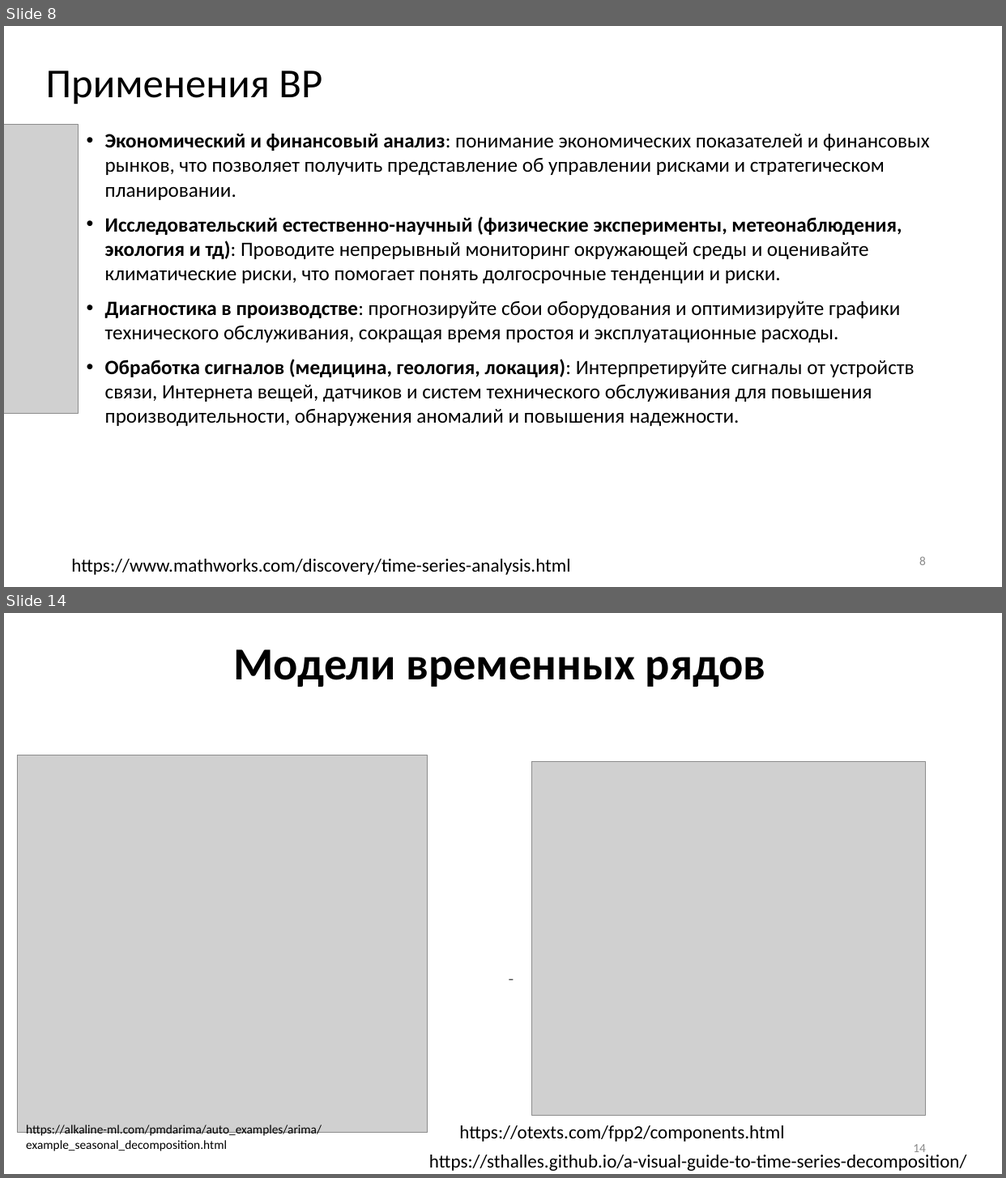
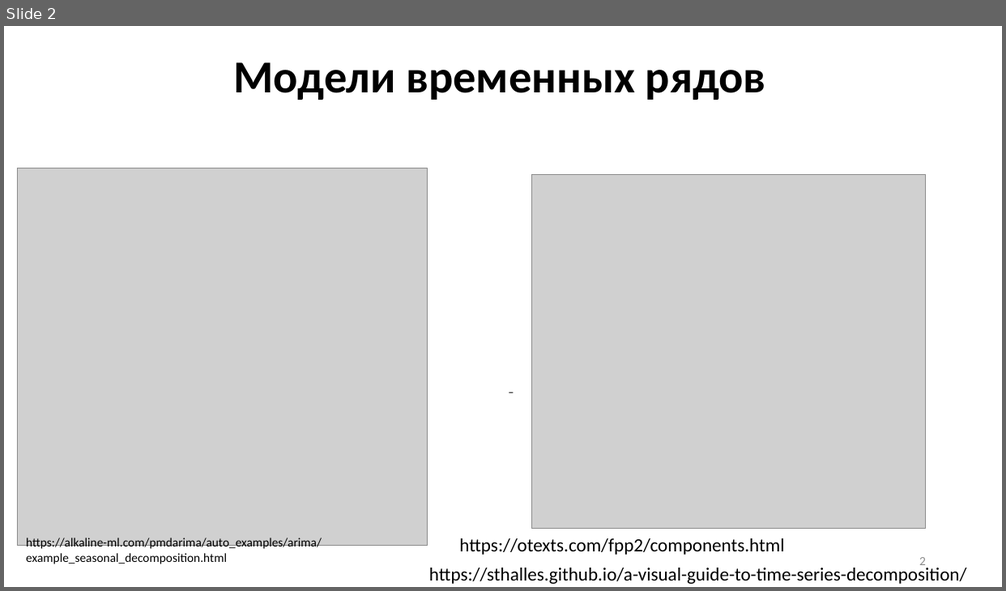
Before and after one commit to MVRonkin/TimeSeriesCourse, a slide deck: 2025/01 Введение во ВР [Автосохраненный].pptx. Shown one above the other, each under a label of ours: slides 8 and 14 before the commit, slide 2 after it; the slides between them are not shown. The pictures are 1006x1178 and 1006x591 pixels, drawn with LibreOffice and Linux fonts; fonts in the diff are those of the drawing; grey boxes stand for pictures. Boxes give left, top, right and bottom in pixels: in the first picture for what was removed or moved away, otherwise in the second. Text is boxed around its words. In the diff, an @@ line names an element or a change of style, - is before the commit and + after.

```diff
--- a/2025/01 Введение во ВР [Автосохраненный].pptx
+++ b/2025/01 Введение во ВР [Автосохраненный].pptx
@@ slide 8 removed at bbox=[4, 26, 1002, 587], background #FFFFFF @@
@@ title removed at bbox=[46, 71, 322, 105] @@
-Применения ВР
@@ picture removed at bbox=[4, 124, 78, 414] @@
@@ text removed at bbox=[105, 134, 929, 426] @@
-• Экономический и финансовый анализ: понимание экономических показателей и финансовых рынков, что позволяет получить представление об управлении рисками и стратегическом планировании.
-• Исследовательский естественно-научный (физические эксперименты, метеонаблюдения, экология и тд): Проводите непрерывный мониторинг окружающей среды и оценивайте климатические риски, что помогает понять долгосрочные тенденции и риски.
-• Диагностика в производстве: прогнозируйте сбои оборудования и оптимизируйте графики технического обслуживания, сокращая время простоя и эксплуатационные расходы.
-• Обработка сигналов (медицина, геология, локация): Интерпретируйте сигналы от устройств связи, Интернета вещей, датчиков и систем технического обслуживания для повышения производительности, обнаружения аномалий и повышения надежности.
@@ text removed at bbox=[71, 559, 570, 575] @@
-https://www.mathworks.com/discovery/time-series-analysis.html
@@ page number removed at bbox=[919, 557, 926, 565] @@
-8
@@ what was slide 14 is now slide 2 @@
@@ page number at bbox=[919, 557, 926, 565]: text changed @@
-14
+2
```
Also in this commit, not shown: 12 slides changed, 22 other slides removed, 4 other files.
